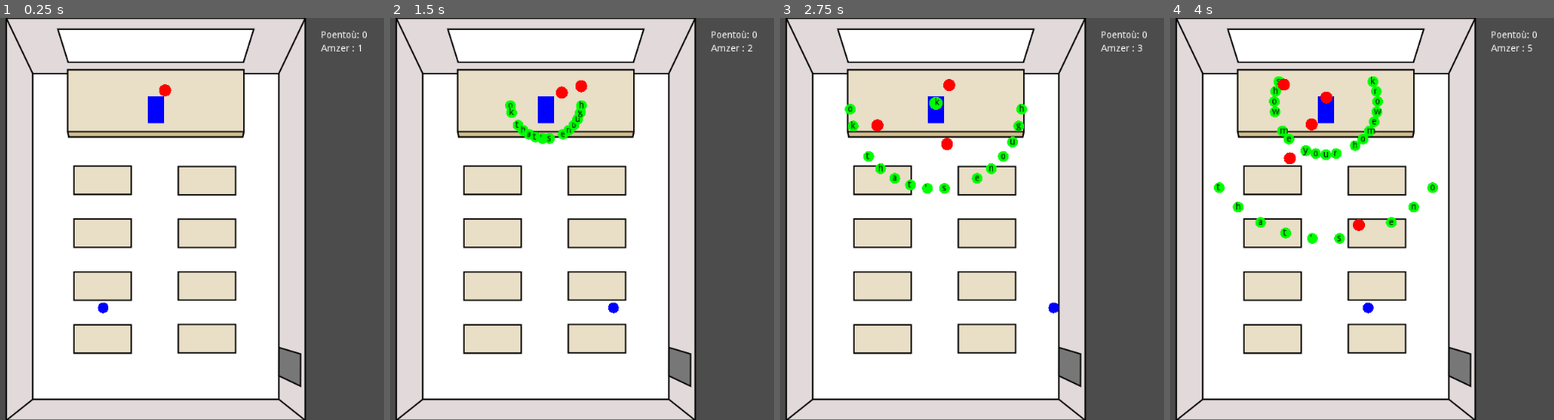
Above: before the commit, frames 1-4 (left to right).
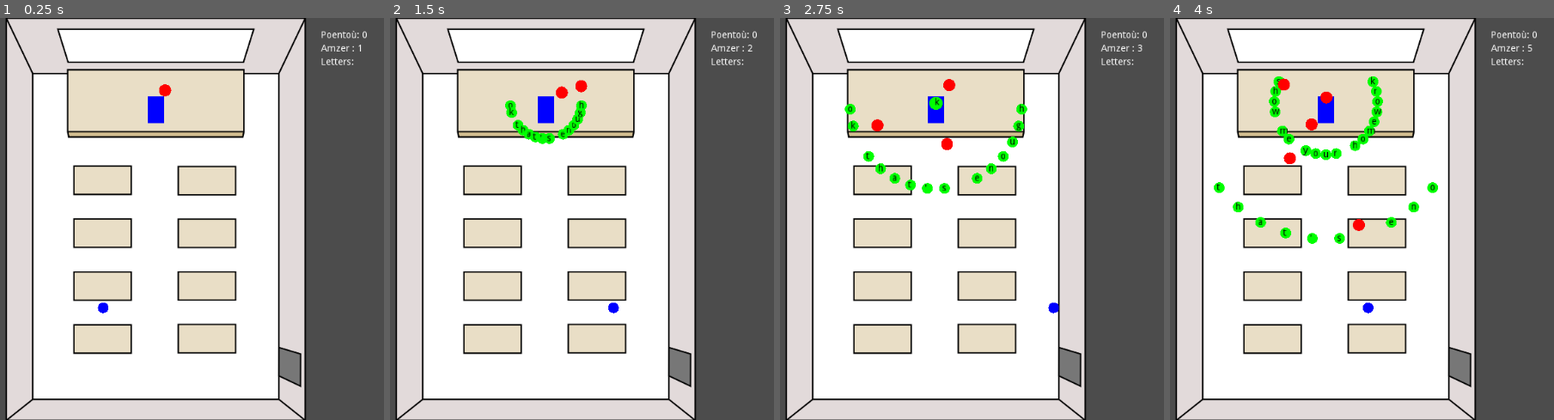
Above: after the commit, the same moments.

Repository: gweltou/shoot-em-up-lise
Game: Godot game, scene res://assets/scenes/Level.tscn
Two runs of this game, one before a commit and one after it. Both use one fixed random seed, a clock stepped at 60 frames per second and the inputs below.
Inputs (mouse positions are in pixels of both pictures, inside the frame that each line leads up to):
- Up to frame 1 (0.25 s): no input
- Up to frame 2 (1.5 s): move the mouse to (716, 198) at 0.52 s; hold Right (move_right) 0.53-1.25 s; click (716, 198) at 0.67 s; drag from (428, 239) to (612, 307) at 1.27 s
- Up to frame 3 (2.75 s): move the mouse to (1025, 130) at 2.02 s; hold Right (move_right) from 2.03 s (still down)
- Up to frame 4 (4 s): release Right (move_right) at 2.75 s; drag from (1312, 299) to (1242, 126) at 2.77 s; move the mouse to (1553, 279) at 3.52 s; hold Left (move_left) from 3.53 s (still down)

The runs differ from the first frame. In frame 1, less than 0.1% of the frame differs, in the area x 83-93%, y 10-12%; in frame 2, less than 0.1%; in frame 3, less than 0.1%; in frame 4, less than 0.1%.

Commit message:
letters accumulator label

Diff:
--- a/assets/scenes/Level.tscn
+++ b/assets/scenes/Level.tscn
@@ -3,7 +3,7 @@
 [ext_resource path="res://assets/scenes/Player.tscn" type="PackedScene" id=1]
 [ext_resource path="res://assets/scenes/Kelenner.tscn" type="PackedScene" id=2]
 [ext_resource path="res://assets/scenes/sal_klas1.png" type="Texture" id=3]
-[ext_resource path="res://assets/scripts/poentou.gd" type="Script" id=4]
+[ext_resource path="res://assets/scripts/LabelScore.gd" type="Script" id=4]
 [ext_resource path="res://assets/scripts/LabelTime.gd" type="Script" id=5]
 
 [sub_resource type="RectangleShape2D" id=1]
@@ -110,3 +110,14 @@
 __meta__ = {
 "_edit_use_anchors_": false
 }
+
+[node name="LabelLetters" type="Label" parent="."]
+margin_left = 728.0
+margin_top = 59.0
+margin_right = 936.0
+margin_bottom = 183.0
+text = "Letters: "
+autowrap = true
+__meta__ = {
+"_edit_use_anchors_": false
+}
--- a/assets/scripts/Player.gd
+++ b/assets/scripts/Player.gd
@@ -39,3 +39,5 @@
 	if area.get_owner() is Bullet:
 		var bullet = area.get_owner()
 		swag += bullet.hitval
+		if bullet.letter != '':
+			get_parent().get_node("LabelLetters").text += bullet.letter
Renamed: assets/scripts/poentou.gd -> assets/scripts/LabelScore.gd
